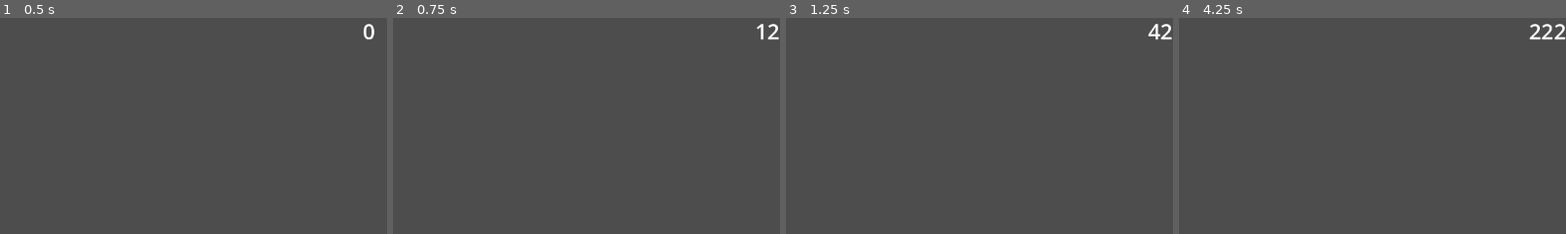
Above: before the commit, frames 1-4 (left to right).
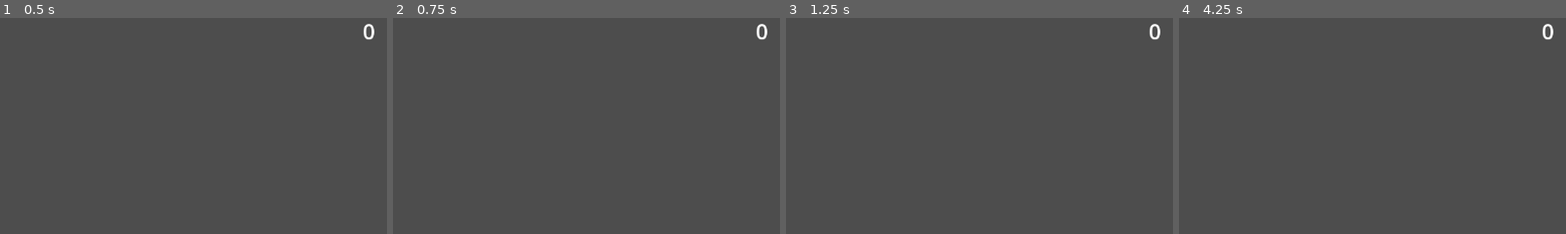
Above: after the commit, the same moments.

Repository: 3yaa/catfishing
Game: Godot game, scene res://scenes/game.tscn
The game is run twice, just before and just after one commit, with the same random seed, the same clock (stepped at 60 frames per second) and the same inputs.
Inputs:
- Up to frame 1 (0.5 s): no input
- Up to frame 2 (0.75 s): tap Enter (ui_accept) at 0.5 s; hold Right (ui_right) from 0.53 s (still down)
- Up to frame 3 (1.25 s): keep holding Right (ui_right); tap Enter (ui_accept) at 0.77 s
- Up to frame 4 (4.25 s): tap Enter (ui_accept) at 1.52, 3.02, 3.77 s; release Right (ui_right) at 2.03 s; hold Left (ui_left) 2.03-2.78 s; hold Right (ui_right) from 2.78 s (still down)
The pictures show only the part of the screen within x 50-100%, y 0-50%; the shares and areas given below are measured in that part.

Frame 1 is identical in both runs. In frame 2, 0.3% of the frame differs, in the area x 93-100%, y 2-11%; in frame 3, 0.3%; in frame 4, 0.4%, in the area x 90-100%, y 2-11%.
Error after the commit: Invalid access to property or key 'caught_fish' on a base object of type 'null instance'. (res://scripts/player.gd:17)

Commit message:
the code is done?

Diff:
--- a/scenes/game.tscn
+++ b/scenes/game.tscn
@@ -210,7 +210,7 @@
 script = ExtResource("4_lbhrr")
 target = NodePath("../Player")
 
-[node name="UI" parent="." instance=ExtResource("6_p57ef")]
+[node name="WorldUI" parent="." instance=ExtResource("6_p57ef")]
 
 [node name="Clock" type="Node2D" parent="."]
 script = ExtResource("7_u5sy4")
@@ -223,3 +223,15 @@
 [node name="CollisionShape2D" type="CollisionShape2D" parent="OceanArea"]
 position = Vector2(166, -79)
 shape = SubResource("RectangleShape2D_u5sy4")
+
+[node name="MinigameManager" type="Node" parent="."]
+
+[node name="HitButton" type="Button" parent="MinigameManager"]
+offset_right = 8.0
+offset_bottom = 8.0
+
+[node name="StandButton" type="Button" parent="MinigameManager"]
+offset_right = 8.0
+offset_bottom = 8.0
+
+[node name="MinigameUI" type="CanvasLayer" parent="MinigameManager"]
--- a/scenes/ui.tscn
+++ b/scenes/ui.tscn
@@ -1,6 +1,6 @@
 [gd_scene load_steps=2 format=3 uid="uid://cwjnjn45by5b2"]
 
-[ext_resource type="Script" uid="uid://dddhcc8d6v41r" path="res://scripts/ui.gd" id="1_nt7q6"]
+[ext_resource type="Script" uid="uid://dddhcc8d6v41r" path="res://scripts/world_ui.gd" id="1_nt7q6"]
 
 [node name="UI" type="CanvasLayer"]
 script = ExtResource("1_nt7q6")
--- a/scripts/blackjack.gd
+++ b/scripts/blackjack.gd
@@ -1,10 +1,32 @@
 class_name Blackjack
 
-enum GameState { BETTING, DEALING, PLAYER_TURN, DEALER_TURN, RESOLVE }
-
-var deck: Deck = Deck.new()
-var player_hand: Array[Card] = []
-var fish_hand: Array[Card] = []
-var game_state: GameState = GameState.DEALING
+var deck: Deck
+var hand: Array[Deck.Card] = []
+var is_bust: bool = false
+var is_standing: bool = false
 
 func _init():
+	hand.clear()
+	deck = Deck.new()
+	hand.append(deck.draw_card())
+	hand.append(deck.draw_card())
+
+func is_finished() -> bool:
+	return is_bust || is_standing
+#
+func get_score() -> int:
+	var score = 0
+	for card in hand:
+		score += card.value
+	return score
+
+func hit():
+	if is_finished():
+		return
+	#
+	hand.append(deck.draw_card())
+	if get_score() > 21:
+		is_bust = true
+
+func stand():
+	is_standing = true
--- a/scripts/deck.gd
+++ b/scripts/deck.gd
@@ -27,9 +27,9 @@
 	# create all cards and put into deck
 	for suit in suits:
 		for i in range(ranks.size()):
-			var rank = rank[i]
-			#
-			var value;
+			var rank = ranks[i]
+
+			var value
 			if i < 9:
 				value = i + 2
 			elif i < 12:
@@ -37,10 +37,10 @@
 			else:
 				value = 11
 			# put into deck
-			card.append(Card.new(suit, rank, value))
+			cards.append(Card.new(suit, rank, value))
 
 func shuffle():
 	cards.shuffle()
 
 func draw_card() -> Card:
-	return cards.pop_back();
+	return cards.pop_back()
--- /dev/null
+++ b/scripts/minigame_manager.gd
@@ -0,0 +1,48 @@
+class_name MinigameManager
+extends Node
+
+@export var max_game_num: int = 4
+@export var score_to_catch: int = 100
+#
+var current_game: Blackjack
+var player_score: int = 10
+var cur_game_bet: int = 0
+var cur_game_num: int = 1
+#
+signal caught_fish
+signal lost_fish
+signal cur_game_finished(player_score: int)
+
+func _ready():
+	new_game()
+
+func new_game():
+	# -- won
+	if player_score >= score_to_catch:
+		caught_fish.emit()
+		return
+	# -- lost
+	if cur_game_num >= max_game_num:
+		lost_fish.emit()
+		return
+
+	# new hand
+	cur_game_num += 1
+	current_game = Blackjack.new()
+
+func finish_game():
+	var cur_game_score = 0
+	if not current_game.is_bust:
+		cur_game_score = int(current_game.get_score() * _get_payout_multiplier())
+
+	player_score += cur_game_score
+	cur_game_finished.emit(player_score)
+
+	# await get_tree().create_timer(1.0).timeout
+	new_game()
+
+func _get_payout_multiplier() -> float:
+	if current_game.is_bust:
+		return 0.0
+	# LOGIC FOR MULTIPLIER
+	return 1.0
--- /dev/null
+++ b/scripts/minigame_ui.gd
@@ -0,0 +1,16 @@
+@onready var mg_manager = $MinigameManager
+@onready var hit_btn = $HitButton
+@onready var stand_btn = $StandButton
+
+func _ready():
+	hit_btn.pressed.connect(_on_hit)
+	stand_btn.pressed.connect(_on_stand)
+
+func _on_hit():
+	mg_manager.current_game.hit()
+	if mg_manager.current_game.is_finished():
+		mg_manager.finish_game()
+
+func _on_stand():
+	mg_manager.current_game.stand()
+	mg_manager.finish_game()
Not shown, added: scripts/minigame_manager.gd.uid
Not shown, added: scripts/minigame_ui.gd.uid
Renamed: scripts/ui.gd -> scripts/world_ui.gd
Renamed: scripts/ui.gd.uid -> scripts/world_ui.gd.uid
